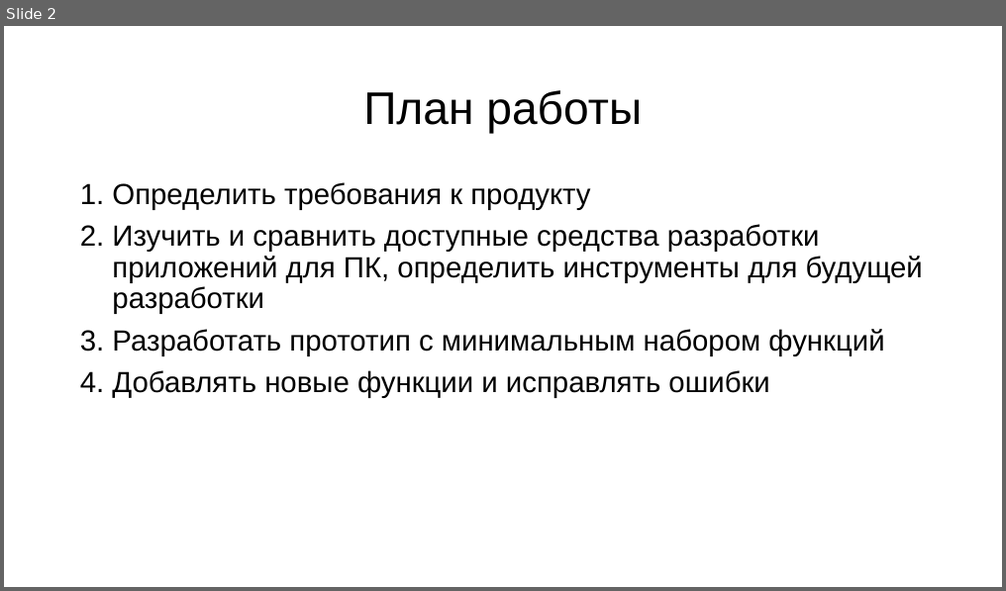
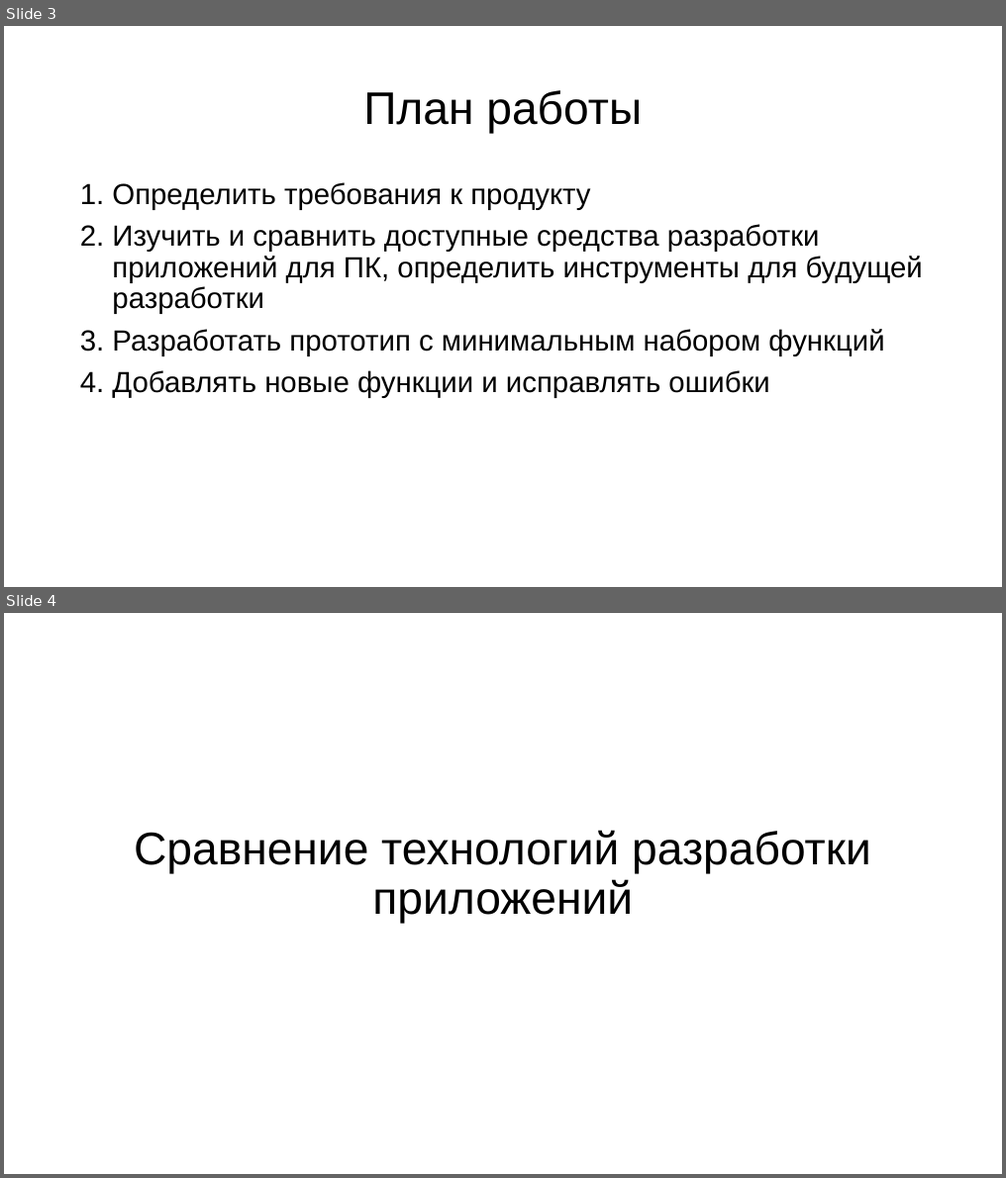
Before and after one commit to ShinyZero0/project, a slide deck: Melnik-Pavel-11A.pptx. Shown one above the other, each under a label of ours: slide 2 before the commit, slides 3 and 4 after it. The pictures are 1006x591 and 1006x1178 pixels, drawn with LibreOffice and Linux fonts; fonts in the diff are those of the drawing. Boxes give left, top, right and bottom in pixels: in the first picture for what was removed or moved away, otherwise in the second. Text is boxed around its words. In the diff, an @@ line names an element or a change of style, - is before the commit and + after.

```diff
--- a/Melnik-Pavel-11A.pptx
+++ b/Melnik-Pavel-11A.pptx
@@ slide 4 added at [4, 613, 1002, 1174], background #FFFFFF @@
@@ title added at [134, 830, 871, 924], 44 pt, text #000000 @@
+Сравнение технологий разработки приложений
@@ what was slide 2 is now slide 3 @@
```
Also in this commit, not shown: 4 slides changed, 11 other slides added.
